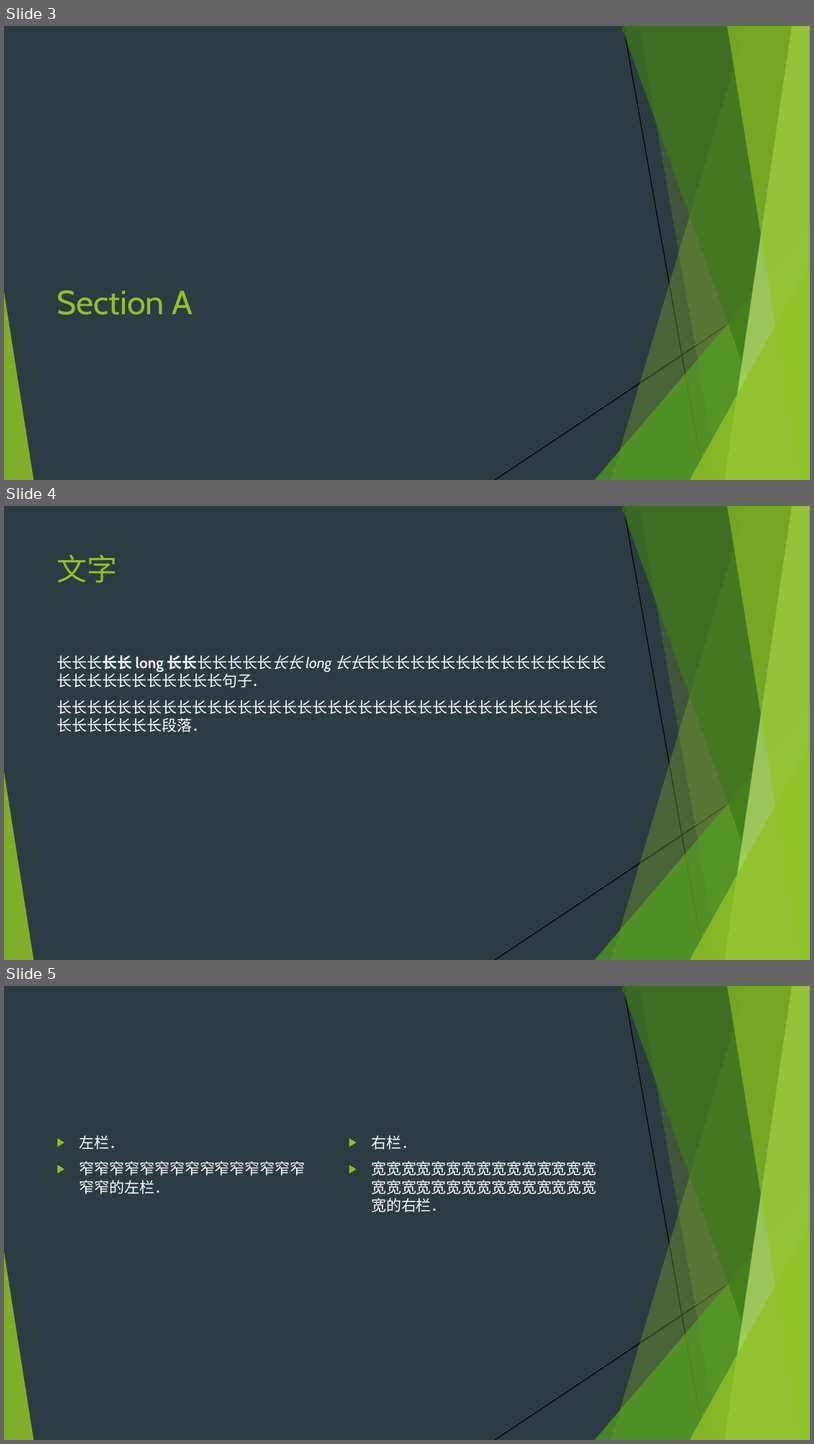
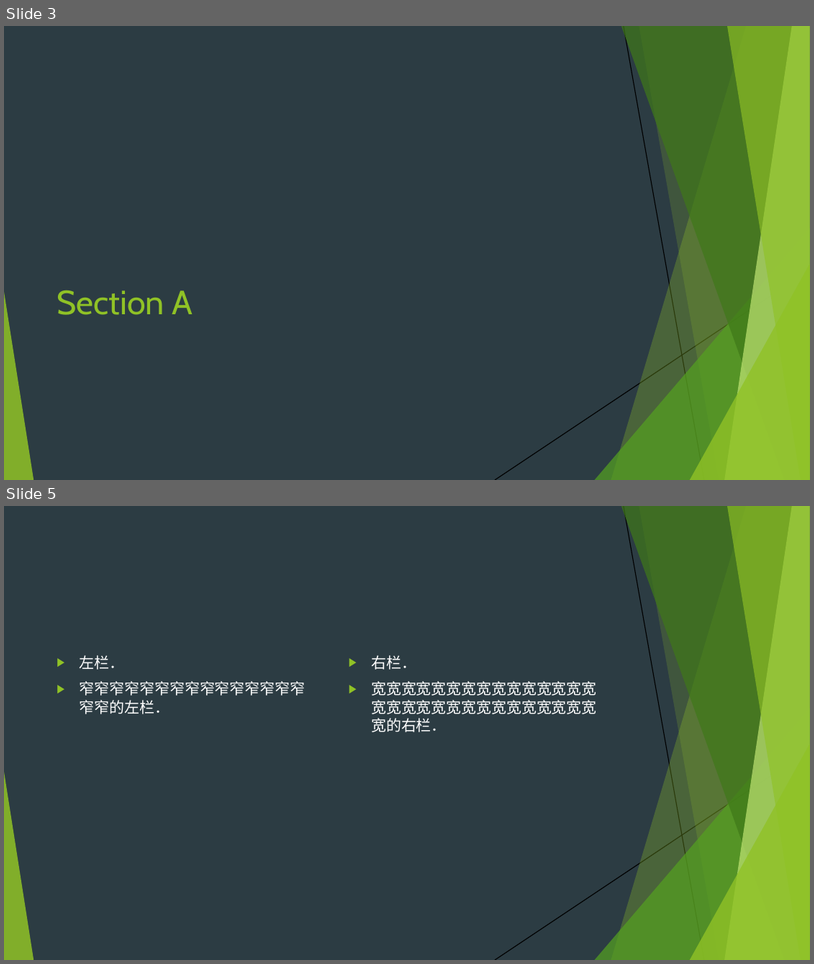
Before and after one commit to sun123zxy/sunquartex, a slide deck: examples/cnpre.pptx. Shown one above the other, each under a label of ours: slides 3, 4 and 5 before the commit, slides 3 and 5 after it; the slides between them are not shown. The pictures are 814x1444 and 814x964 pixels, drawn with LibreOffice and Linux fonts; fonts in the diff are those of the drawing. Boxes give left, top, right and bottom in pixels: in the first picture for what was removed or moved away, otherwise in the second. Text is boxed around its words. In the diff, an @@ line names an element or a change of style, - is before the commit and + after.

```diff
--- a/examples/cnpre.pptx
+++ b/examples/cnpre.pptx
@@ slide 4 removed at box(4, 506, 810, 960), background #2C3C43; not listed: 10 template elements that a slide beside it also shows @@
@@ title removed at box(57, 554, 117, 583) @@
-文字
@@ text removed at box(57, 655, 606, 732) @@
-长长长长长 long 长长长长长长长长长 long 长长长长长长长长长长长长长长长长长长长长长长长长长长长长长句子．
-长长长长长长长长长长长长长长长长长长长长长长长长长长长长长长长长长长长长长长长长长长长段落．
```
Also in this commit, not shown: 1 slide added, 54 other files.
